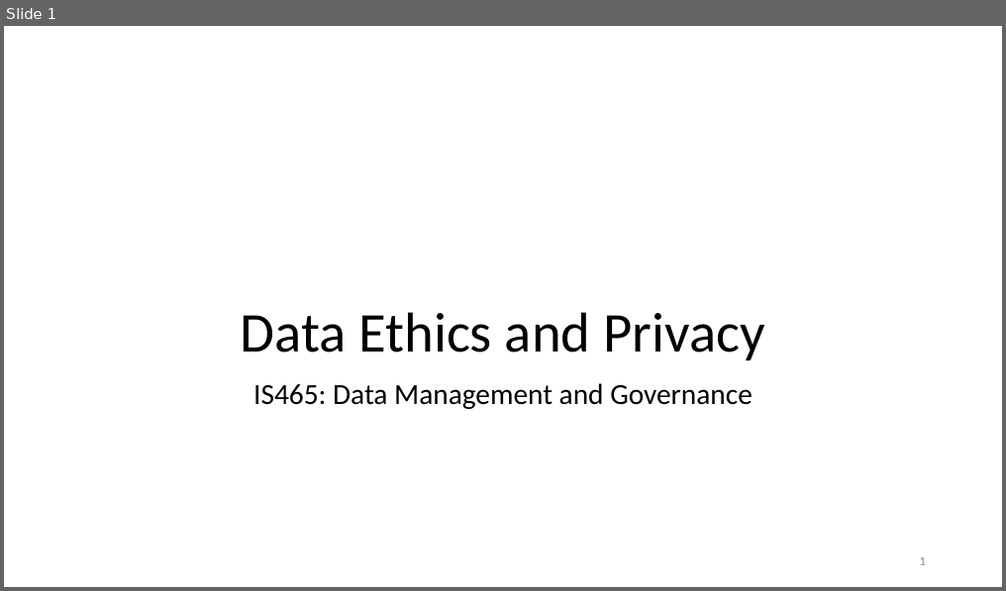
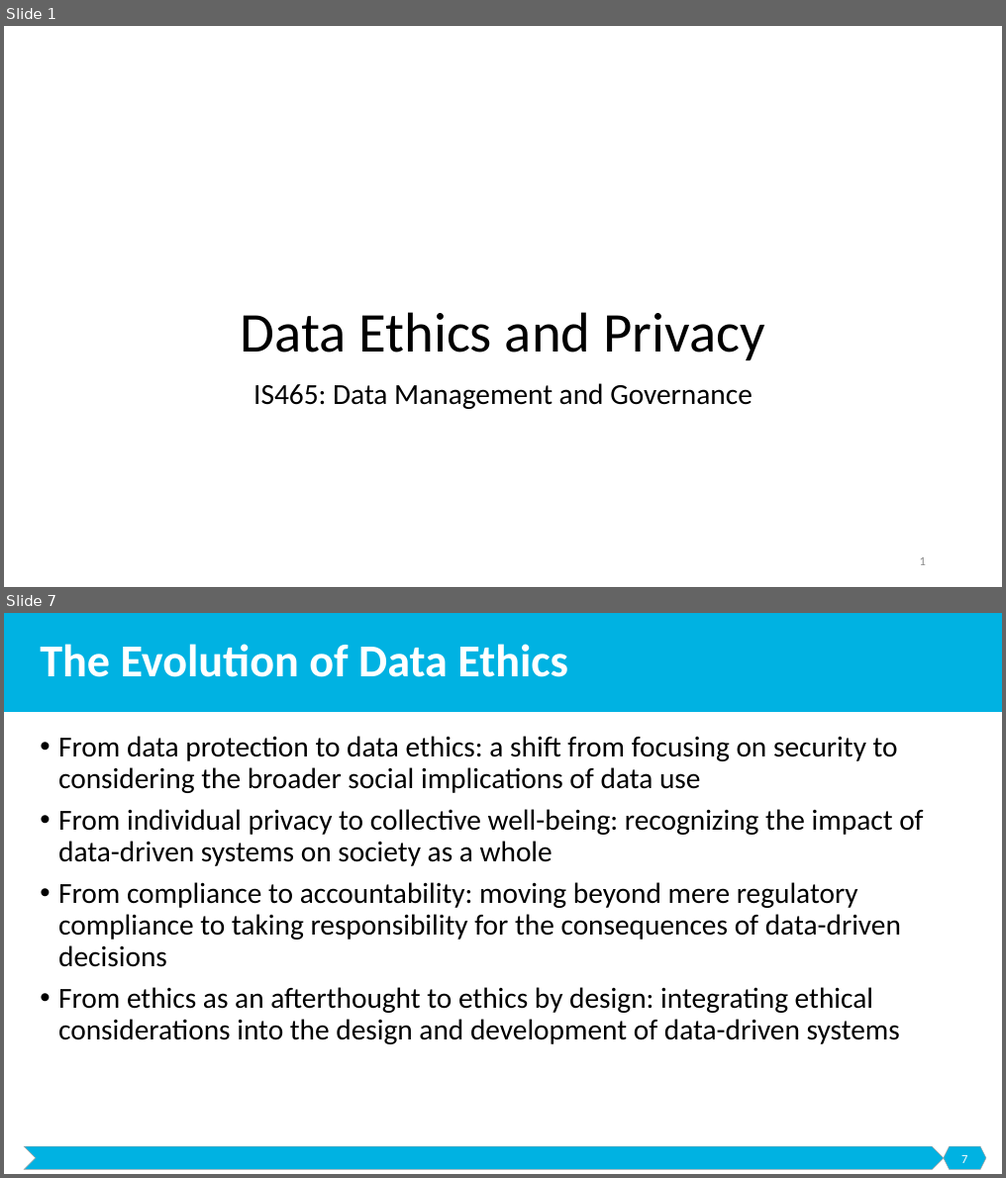
Before and after one commit to malenezi/malenezi, a slide deck: IS466/Lectures/7-DEP/Data Ethics and Privacy.pptx. Shown one above the other, each under a label of ours: slide 1 before the commit, slides 1 and 7 after it; the slides between them are not shown. The pictures are 1006x591 and 1006x1178 pixels, drawn with LibreOffice and Linux fonts; fonts in the diff are those of the drawing; background and template pictures are left out. Boxes give left, top, right and bottom in pixels: in the first picture for what was removed or moved away, otherwise in the second. Text is boxed around its words. In the diff, an @@ line names an element or a change of style, - is before the commit and + after.

```diff
--- a/IS466/Lectures/7-DEP/Data Ethics and Privacy.pptx
+++ b/IS466/Lectures/7-DEP/Data Ethics and Privacy.pptx
@@ slide 7 added at box(4, 613, 1002, 1174), background #FFFFFF @@
@@ rectangle added at box(4, 613, 1002, 712), fill #00B2E2 @@
@@ title added at box(40, 644, 568, 677), 44 pt, text #FFFFFF, bold @@
+The Evolution of Data Ethics
@@ text added at box(58, 736, 923, 1045), 28 pt, text #000000 @@
+• From data protection to data ethics: a shift from focusing on security to considering the broader social implications of data use
+• From individual privacy to collective well-being: recognizing the impact of data-driven systems on society as a whole
+• From compliance to accountability: moving beyond mere regulatory compliance to taking responsibility for the consequences of data-driven decisions
+• From ethics as an afterthought to ethics by design: integrating ethical considerations into the design and development of data-driven systems
@@ chevron added at box(24, 1147, 944, 1170), fill #00B2E2, outline #A5A5A5 0.5 pt @@
@@ hexagon added at box(944, 1147, 986, 1170), fill #00B2E2, outline #A5A5A5 0.5 pt @@
@@ page number added at box(961, 1156, 967, 1163), 12 pt, text #FFFFFF @@
+7
```
Also in this commit, not shown: 3 slides changed, 51 other slides added, 2 other files.
